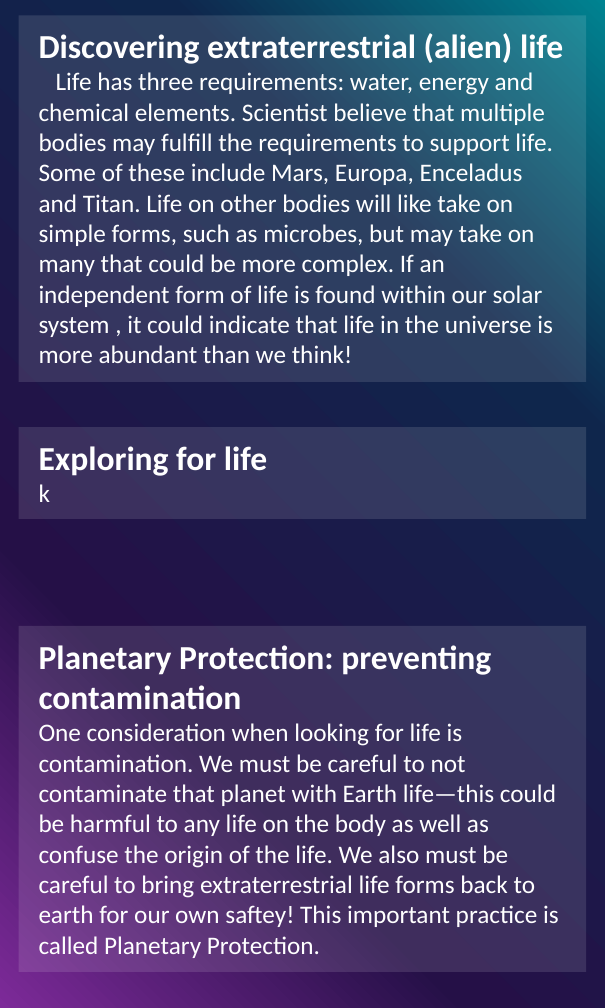
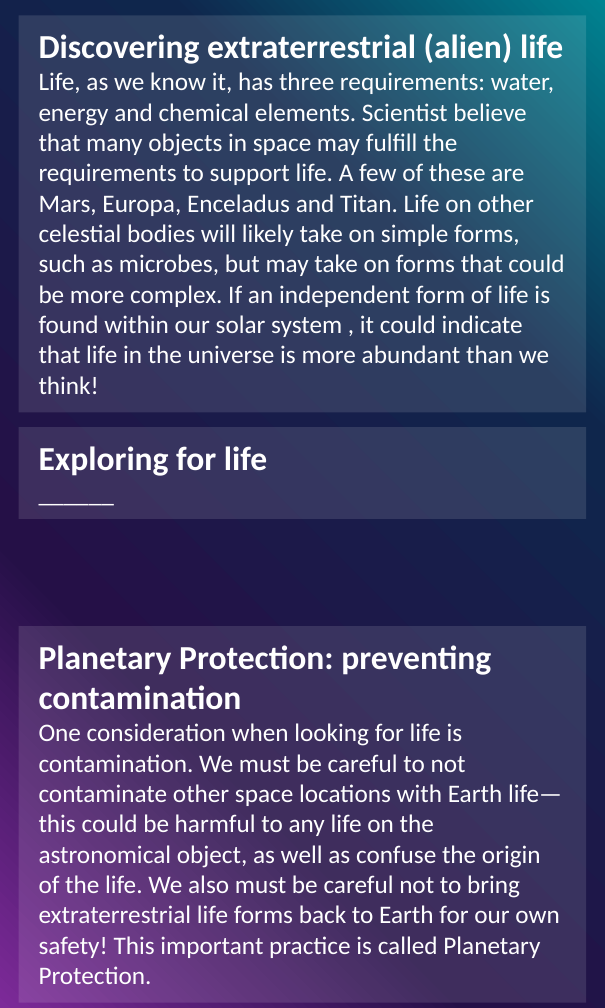
Before and after one commit to lkstanwyck/SpaceApps2021, a slide deck: slide 6 of Mission Cards.pptx. Drawn at 605x1008 pixels with LibreOffice and Linux fonts; fonts in the diff are those of the drawing. Boxes give left, top, right and bottom in pixels: in the first picture for what was removed or moved away, otherwise in the second. Text is boxed around its words. In the diff, an @@ line names an element or a change of style, - is before the commit and + after.

```diff
--- a/Mission Cards.pptx
+++ b/Mission Cards.pptx
@@ rectangle "Discovering extraterrestrial (alien) life": place and size @@
-rectangle "Discovering extraterrestrial (alien) life" at (18, 16, 585, 383)
+rectangle "Discovering extraterrestrial (alien) life" at (18, 16, 585, 413)
@@ text in rectangle at (39, 72, 564, 394): text changed @@
-Life has three requirements: water, energy and chemical elements. Scientist believe that multiple bodies may fulfill the requirements to support life. Some of these include Mars, Europa, Enceladus and Titan. Life on other bodies will like take on simple forms, such as microbes, but may take on many that could be more complex. If an independent form of life is found within our solar system , it could indicate that life in the universe is more abundant than we think!
+Life, as we know it, has three requirements: water, energy and chemical elements. Scientist believe that many objects in space may fulfill the requirements to support life. A few of these are Mars, Europa, Enceladus and Titan. Life on other celestial bodies will likely take on simple forms, such as microbes, but may take on forms that could be more complex. If an independent form of life is found within our solar system , it could indicate that life in the universe is more abundant than we think!
@@ text in rectangle at (39, 484, 50, 502): text changed @@
-k
+______
@@ rectangle "Planetary Protection: preventing contamination": place and size @@
-rectangle "Planetary Protection: preventing contamination" at (18, 627, 585, 974)
+rectangle "Planetary Protection: preventing contamination" at (18, 627, 585, 1004)
@@ text in rectangle at (39, 723, 562, 984): text changed @@
-One consideration when looking for life is contamination. We must be careful to not contaminate that planet with Earth life—this could be harmful to any life on the body as well as confuse the origin of the life. We also must be careful to bring extraterrestrial life forms back to earth for our own saftey! This important practice is called Planetary Protection.
+One consideration when looking for life is contamination. We must be careful to not contaminate other space locations with Earth life—this could be harmful to any life on the astronomical object, as well as confuse the origin of the life. We also must be careful not to bring extraterrestrial life forms back to Earth for our own safety! This important practice is called Planetary Protection.
```
Also in this commit, not shown: 7 other slides changed.
